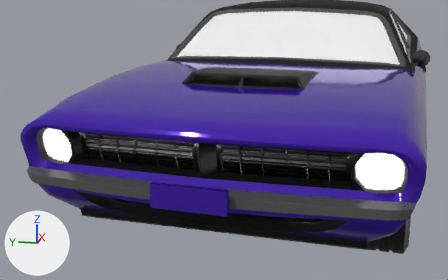
Renders of the glTF model public/models/car_2.glb from each side of a commit.
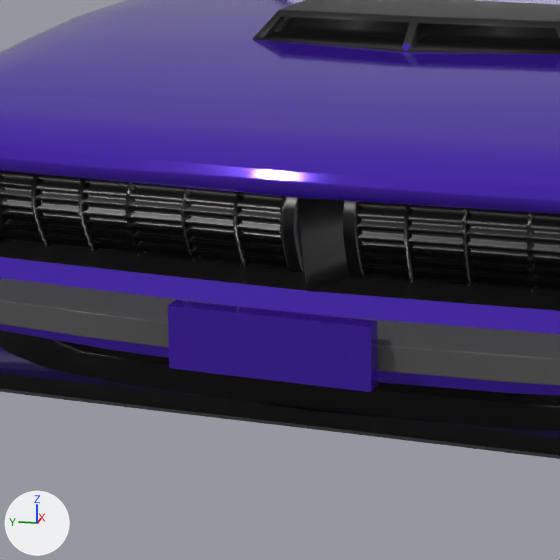
Each version is shown from a camera (50 mm lens) standing at (18.598, 7.244, 0.799) and looking at (20.056, 7.535, 0.434), then close up on the part from 19% to 67% of the width and 24% to 100% of the height. Arrows for +X, +Y and +Z are at lower left; the lights stay in place. The first two pictures are the older version. Where no turn or scale is listed for an object, it has been applied to the vertices.

Objects in the first close-up: 'Low poly plymouth car.008', 'RAB002'.
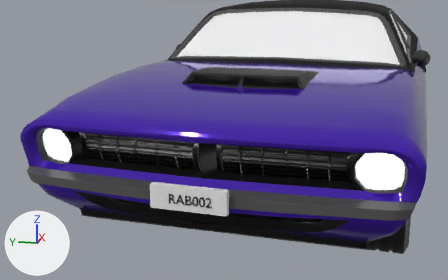
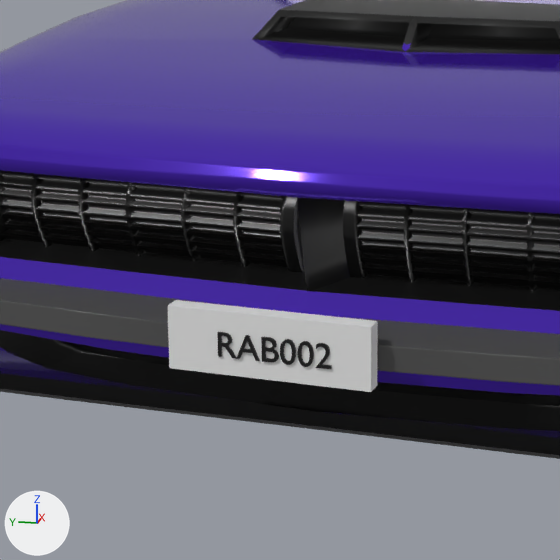
Pixel boxes [x1, y1, x2, y2] of what changed, in the close-ups (560 x 560 px):
```json
{"object": "RAB002", "change": "recoloured", "before": [168, 300, 378, 392], "after": [168, 300, 378, 392], "on screen": "purple to white"}
{"object": "Text.021", "change": "added", "after": [217, 332, 332, 369], "on screen": "black"}
```

Edits to the scene script, one JSON object a line:
```json
{"op": "add", "block": "mat_material_077", "code": ["mat_material_077 = principled_material('Material.077')", "mat_material_077.base_color = (0.8, 0.8, 0.8)  # white #e7e7e7"]}
{"op": "add", "block": "mat_material_096", "code": ["mat_material_096 = principled_material('Material.096')", "mat_material_096.base_color = (0.00272, 0.00272, 0.00272)  # black #090909"]}
{"block": "me_cube_080", "where": "me_cube_080.from_pydata(...)  # 8 vertices, 12 faces; spans x -0.048..-0.005, y -0.037..0.165, z -0.042..0.02"}
{"op": "remove", "block": "me_cube_080", "code": "me_cube_080.materials.append(mat_material_041)  # purple #4b25ba"}
{"op": "add", "block": "me_cube_080", "code": "me_cube_080.materials.append(mat_material_077)  # white #e7e7e7"}
{"op": "add", "block": "me_text_019", "code": ["me_text_019 = bpy.data.meshes.new('Text.019')", "me_text_019.from_pydata(...)  # 982 vertices, 1968 faces; spans x -0.0162..0.0017, y -0.1139..-0.0024, z -0.0003..0.024", "me_text_019.materials.append(mat_material_096)  # black #090909"]}
{"op": "add", "block": "ob_text_021", "code": ["ob_text_021 = bpy.data.objects.new('Text.021', me_text_019)", "ob_text_021.location = (20.002, 7.666, 0.281)"]}
```
